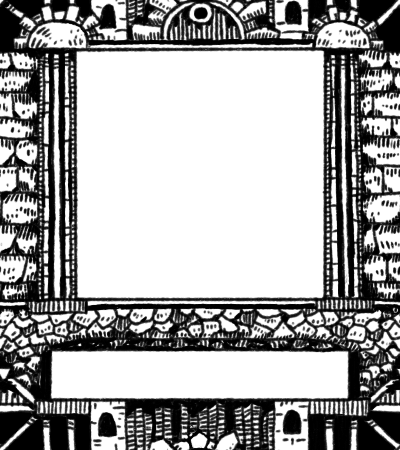
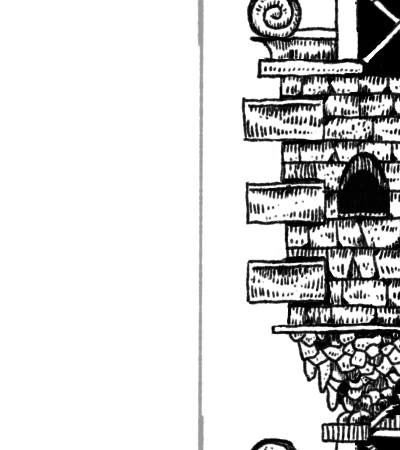
Layered file, before and after one edit (400x450). Changes by layer:
hid group "Drafts" (3 layers) over left=0, top=0, right=400, bottom=450
added group "Finals" with 4 layers above "Background" over left=0, top=0, right=400, bottom=450
added layer "Edge Guide" (40%) in group "Finals" over left=192, top=0, right=256, bottom=450
added layer "Gallery Window Edge" in group "Finals" over left=128, top=0, right=400, bottom=450
hid "Gallery Window" (2nd of 2, in "Finals"), moved it into group "Finals", painted on it over left=0, top=0, right=400, bottom=450
